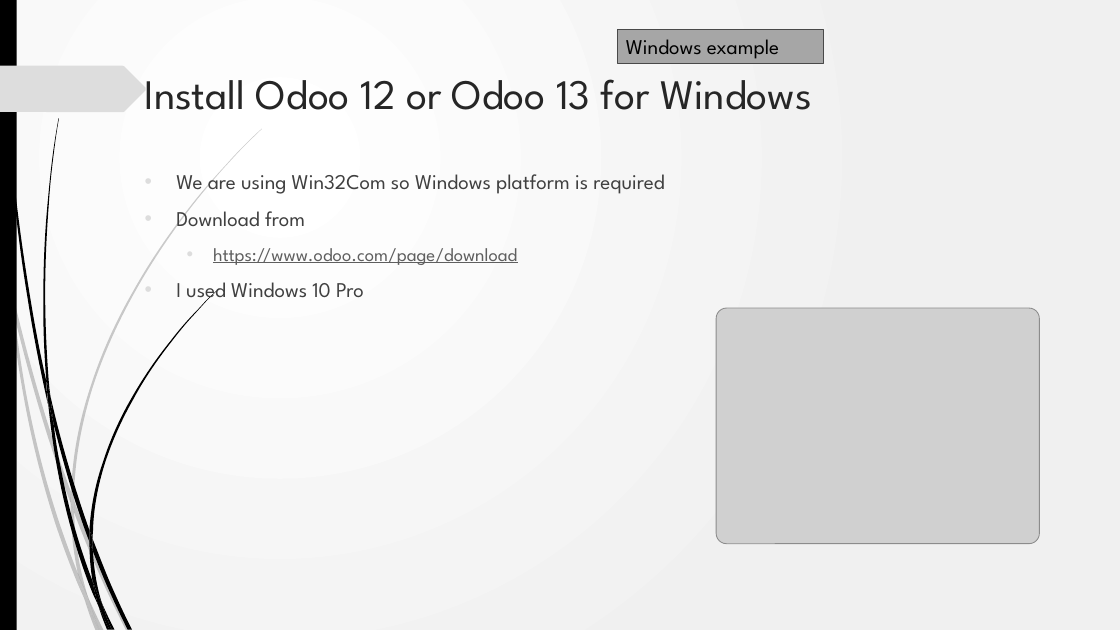
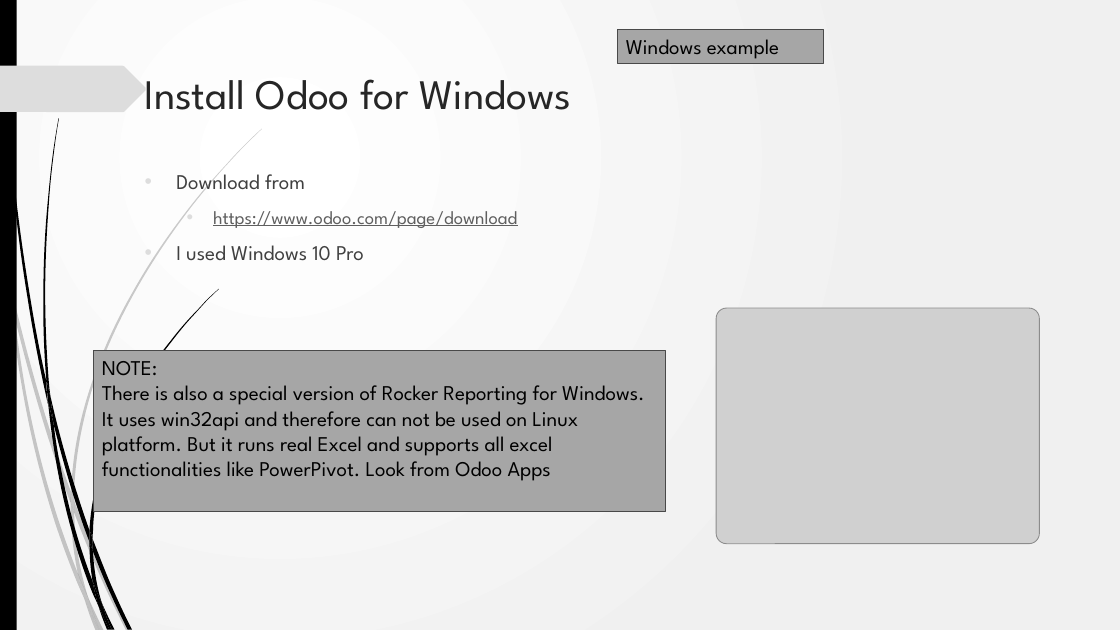
Before and after one commit to akarki58/Rocker_app_linux, a slide deck: slide 4 of rocker_app/static/description/Rocker_install.pptx. Drawn at 1120x630 pixels with LibreOffice and Linux fonts; fonts in the diff are those of the drawing; grey boxes stand for pictures; background and template pictures are left out. Boxes give left, top, right and bottom in pixels: in the first picture for what was removed or moved away, otherwise in the second. Text is boxed around its words. In the diff, an @@ line names an element or a change of style, - is before the commit and + after.

```diff
--- a/rocker_app/static/description/Rocker_install.pptx
+++ b/rocker_app/static/description/Rocker_install.pptx
@@ title at bbox=[145, 79, 572, 110]: text changed @@
-Install Odoo 12 or Odoo 13 for Windows
+Install Odoo for Windows
@@ text at bbox=[176, 171, 664, 196]: paragraph removed @@
-• We are using Win32Com so Windows platform is required
@@ rectangle added at bbox=[94, 350, 666, 512], fill #A7A7A7, outline #4A4A4A 0.75 pt, 18 pt, text #000000 @@
+NOTE:
+There is also a special version of Rocker Reporting for Windows. It uses win32api and therefore can not be used on Linux platform. But it runs real Excel and supports all excel functionalities like PowerPivot. Look from Odoo Apps
```
Also in this commit, not shown: 3 other slides changed, 5 other files.
